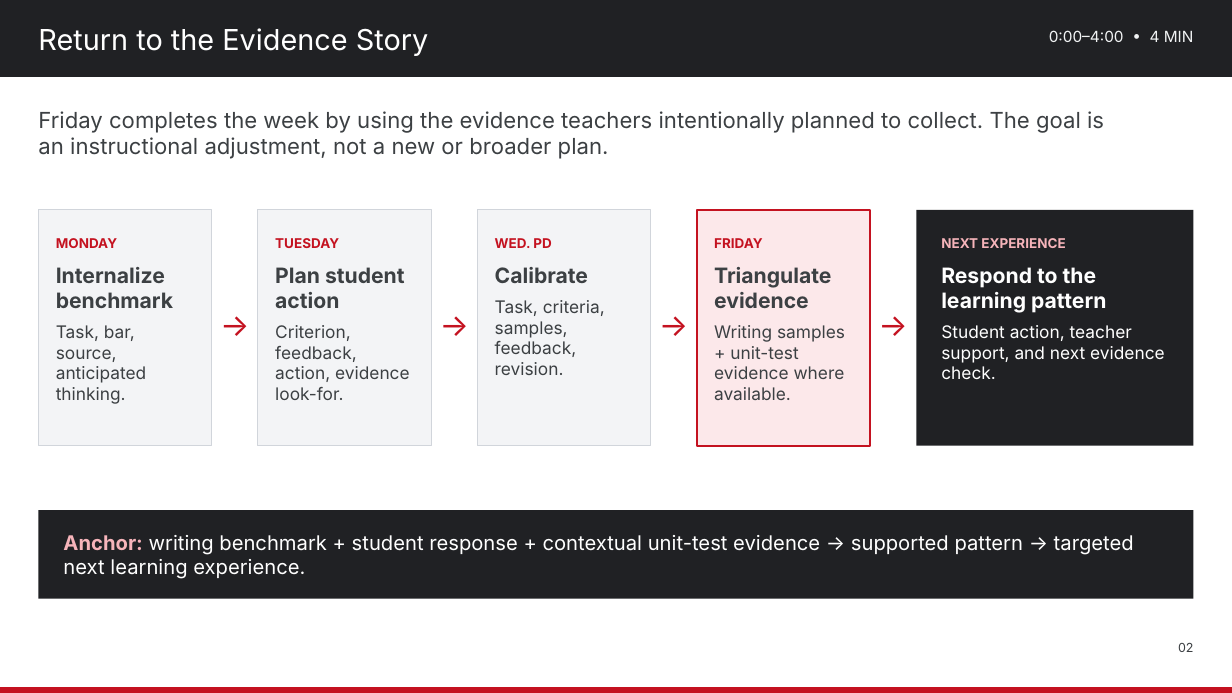
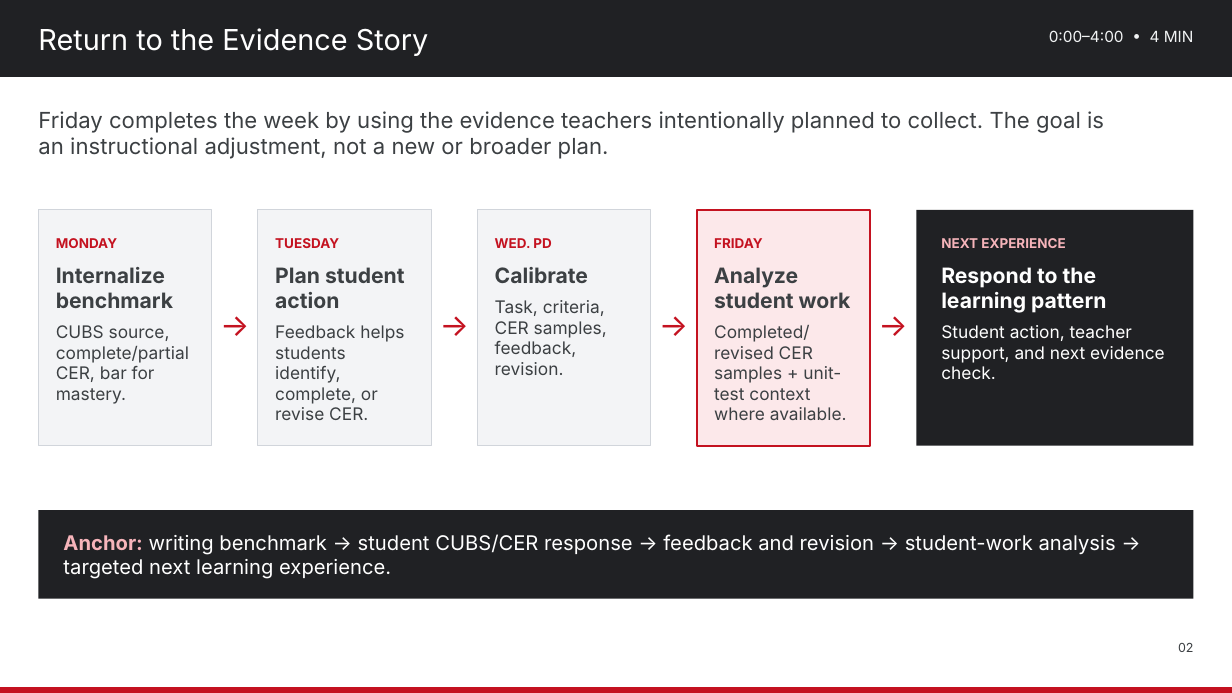
Before and after one commit to nbhs-science/nbhs-science, a slide deck: slide 2 of assets/plc/2026-10-30_Lesson_Internalization_Use_Student_Work_to_Adjust_Next_Learning_Experience.pptx. Drawn at 1232x693 pixels with LibreOffice and Linux fonts; fonts in the diff are those of the drawing. Boxes give left, top, right and bottom in pixels: in the first picture for what was removed or moved away, otherwise in the second. Text is boxed around its words. In the diff, an @@ line names an element or a change of style, - is before the commit and + after.

Commit message:
Publish final October science-literacy materials
Replaces the October 26, 27, 28, and 30 editable decks and one-page agendas with the finalized CUBS source annotation, CER mastery, feedback/revision, calibration, and Friday student-work analysis cycle.

```diff
--- a/assets/plc/2026-10-30_Lesson_Internalization_Use_Student_Work_to_Adjust_Next_Learning_Experience.pptx
+++ b/assets/plc/2026-10-30_Lesson_Internalization_Use_Student_Work_to_Adjust_Next_Learning_Experience.pptx
@@ text at bbox=[714, 267, 851, 420]: text changed @@
-Triangulate evidence
-Writing samples + unit-test evidence where available.
+Analyze student work
+Completed/revised CER samples + unit-test context where available.
@@ text at bbox=[56, 325, 189, 404]: text changed @@
-Task, bar, source, anticipated thinking.
+CUBS source, complete/partial CER, bar for mastery.
@@ text at bbox=[275, 325, 404, 420]: text changed @@
-Criterion, feedback, action, evidence look-for.
+Feedback helps students identify, complete, or revise CER.
@@ text at bbox=[495, 300, 607, 375]: text changed @@
-Task, criteria, samples, feedback, revision.
+Task, criteria, CER samples, feedback, revision.
@@ text at bbox=[63, 534, 1116, 579]: text changed @@
-Anchor: writing benchmark + student response + contextual unit-test evidence → supported pattern → targeted next learning experience.
+Anchor: writing benchmark → student CUBS/CER response → feedback and revision → student-work analysis → targeted next learning experience.
```
Also in this commit, not shown: 1 other slide changed, 7 other files.
